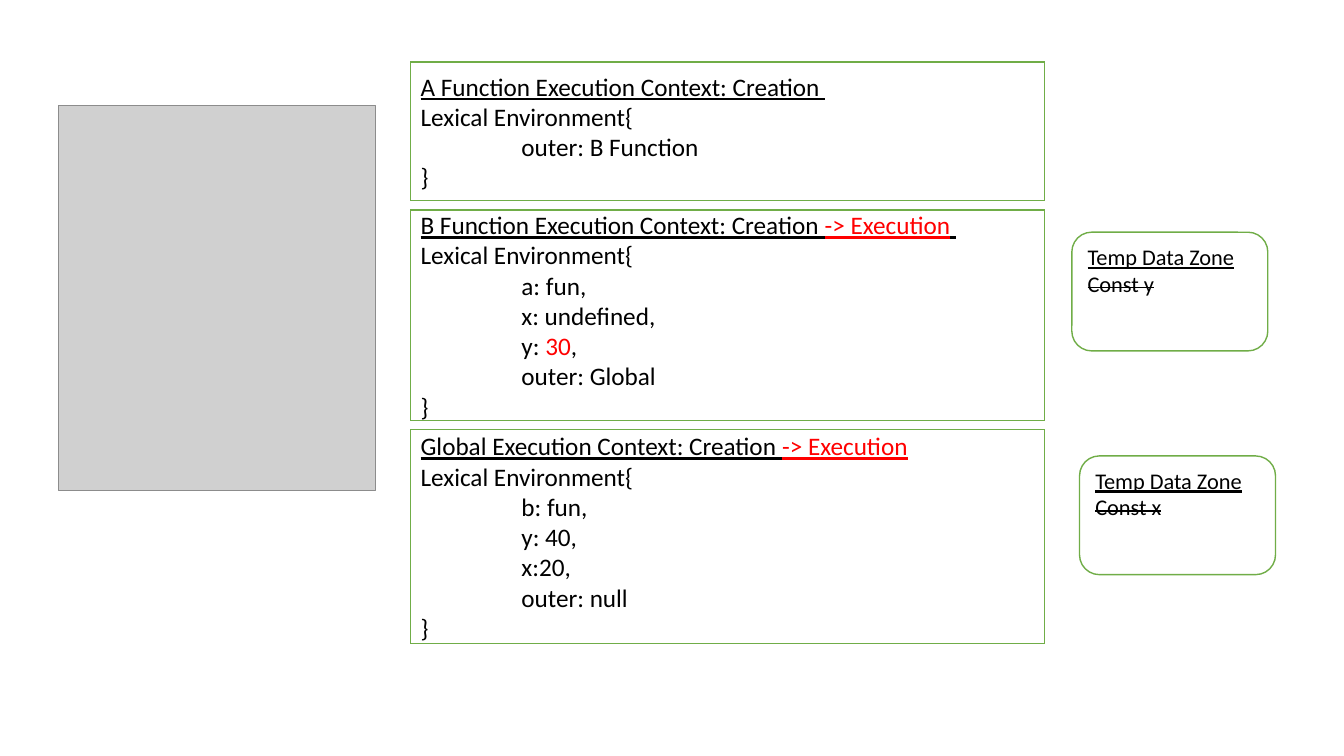
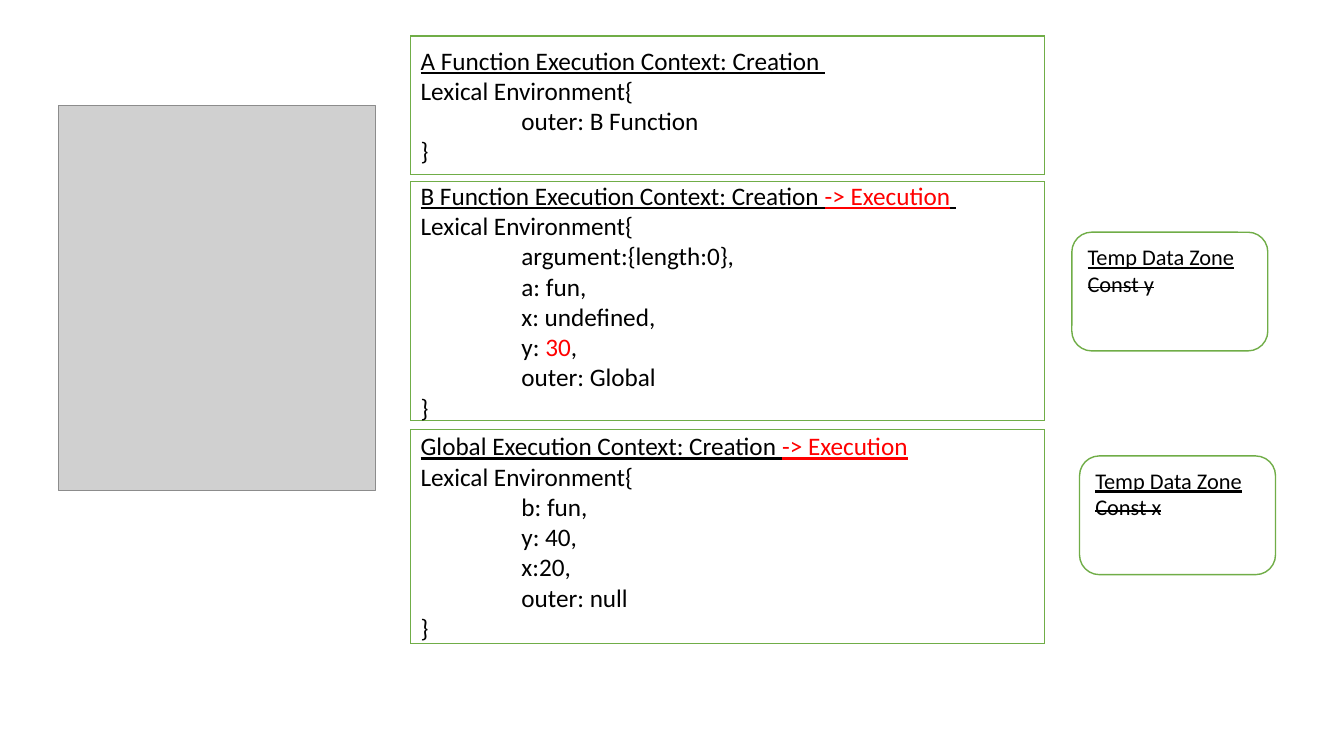
Before and after one commit to HeinHtetZawNeo/HeinHtetZawNeo.github.io, a slide deck: slide 11 of Lab6/ProblemA.pptx (slide 10 before the commit). Drawn at 1344x756 pixels with LibreOffice and Linux fonts; fonts in the diff are those of the drawing; grey boxes stand for pictures. Boxes give left, top, right and bottom in pixels: in the first picture for what was removed or moved away, otherwise in the second. Text is boxed around its words. In the diff, an @@ line names an element or a change of style, - is before the commit and + after.

```diff
--- a/Lab6/ProblemA.pptx
+++ b/Lab6/ProblemA.pptx
@@ rectangle "A Function Execution Context: Creation": place and size @@
-rectangle "A Function Execution Context: Creation" at (410,63,1045,201)
+rectangle "A Function Execution Context: Creation" at (410,36,1045,174)
@@ rectangle "B Function Execution Context: Creation ...": place and size @@
-rectangle "B Function Execution Context: Creation ..." at (410,210,1045,420)
+rectangle "B Function Execution Context: Creation ..." at (410,181,1045,420)
@@ text in rectangle at (521,246,734,270): paragraph added @@
+argument:{length:0},
```
Also in this commit, not shown: 7 other slides changed, 1 slide added, 7 other files.
